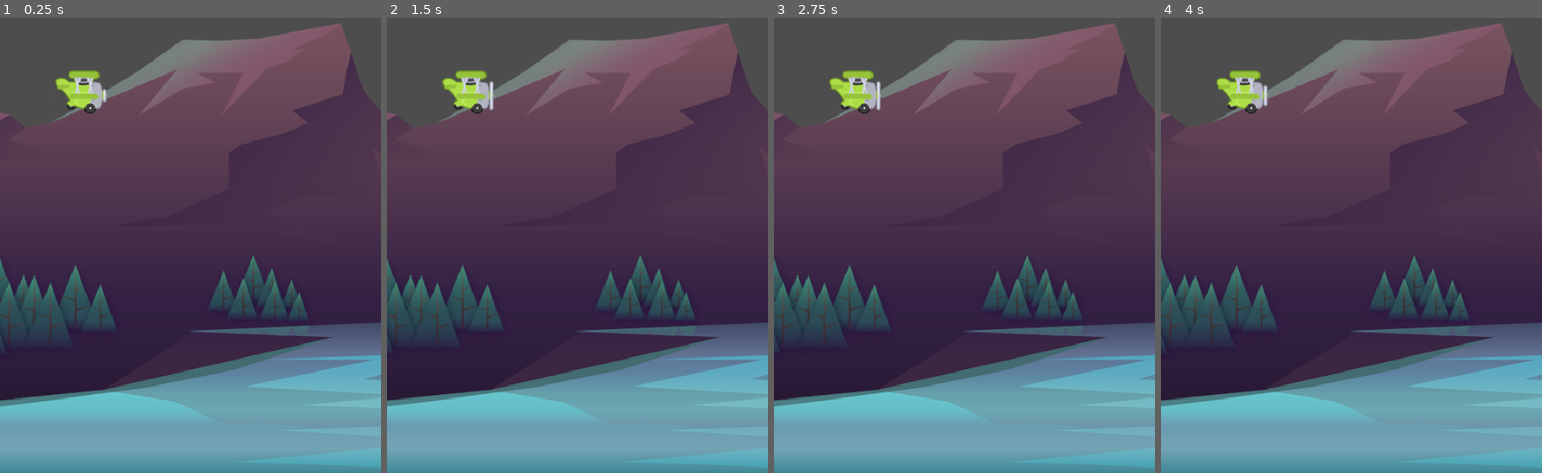
Above: before the commit, frames 1-4 (left to right).
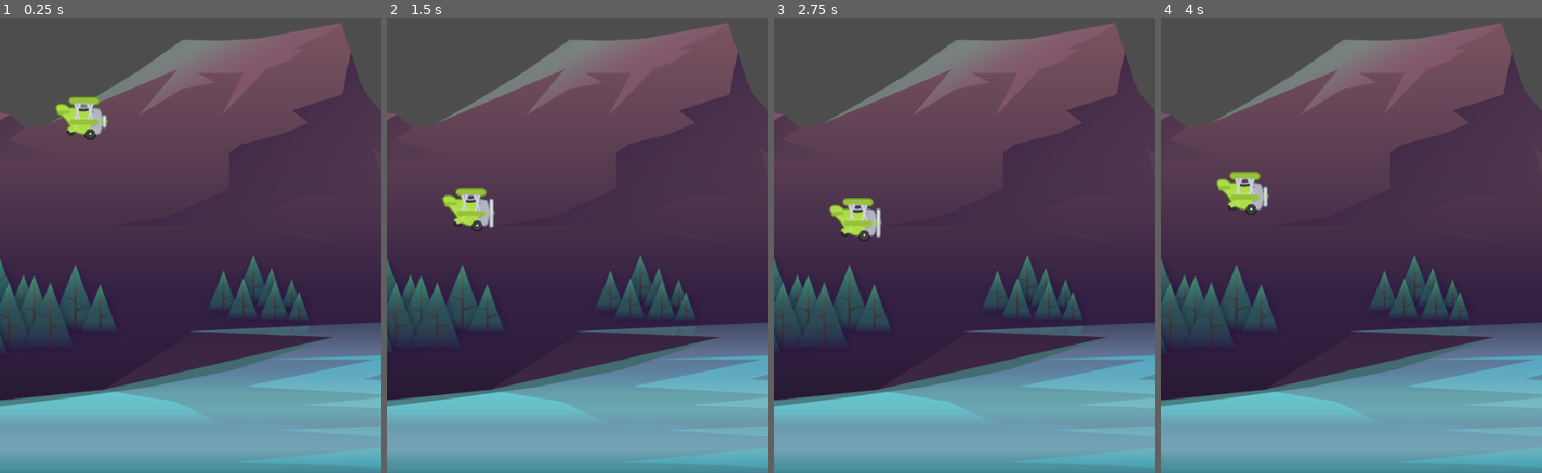
Above: after the commit, the same moments.

Repository: remolalata/tappy
Game: Godot game, scene res://Scenes/Game/Game.tscn
Two runs of this game, one before a commit and one after it. Both use one fixed random seed, a clock stepped at 60 frames per second and the inputs below.
Inputs:
- Up to frame 1 (0.25 s): no input
- Up to frame 2 (1.5 s): hold Space (power, bound only after the commit) 0.53-1.28 s; tap Space (power, bound only after the commit) at 1.35 s
- Up to frame 3 (2.75 s): hold Space (power, bound only after the commit) from 2.03 s (still down)
- Up to frame 4 (4 s): release Space (power, bound only after the commit) at 2.78 s; tap Space (power, bound only after the commit) at 2.85 s; hold Space (power, bound only after the commit) from 3.53 s (still down)

The runs differ from the first frame. In frame 1, 1.5% of the frame differs, in the area x 14-29%, y 11-27%; in frame 2, 1.7%, in the area x 14-29%, y 11-47%; in frame 3, 1.7%; in frame 4, 1.7%.

Commit message:
implement barrier

Diff:
--- /dev/null
+++ b/Scenes/Barrier/Barrier.tscn
@@ -0,0 +1,17 @@
+[gd_scene format=3 uid="uid://bt00aupik7fpe"]
+
+[sub_resource type="WorldBoundaryShape2D" id="WorldBoundaryShape2D_ton1c"]
+normal = Vector2(0, 1)
+
+[sub_resource type="WorldBoundaryShape2D" id="WorldBoundaryShape2D_27f1k"]
+distance = -22.0
+
+[node name="Barrier" type="StaticBody2D" unique_id=433326897]
+
+[node name="Upper" type="CollisionShape2D" parent="." unique_id=920001391]
+position = Vector2(0, -19)
+shape = SubResource("WorldBoundaryShape2D_ton1c")
+
+[node name="Lower" type="CollisionShape2D" parent="." unique_id=2037667823]
+position = Vector2(1, 851)
+shape = SubResource("WorldBoundaryShape2D_27f1k")
--- a/Scenes/Game/Game.tscn
+++ b/Scenes/Game/Game.tscn
@@ -2,6 +2,7 @@
 
 [ext_resource type="Texture2D" uid="uid://cans3ib37iggd" path="res://Assets/background/rocks_2.png" id="1_rdw05"]
 [ext_resource type="PackedScene" uid="uid://bu6g247xbjbdx" path="res://Scenes/Tappy/Tappy.tscn" id="2_gwu2e"]
+[ext_resource type="PackedScene" uid="uid://bt00aupik7fpe" path="res://Scenes/Barrier/Barrier.tscn" id="3_xbxml"]
 
 [node name="Game" type="Node" unique_id=2128879126]
 
@@ -12,3 +13,5 @@
 
 [node name="Tappy" parent="." unique_id=2087059582 instance=ExtResource("2_gwu2e")]
 position = Vector2(103, 374)
+
+[node name="Barrier" parent="." unique_id=433326897 instance=ExtResource("3_xbxml")]
--- /dev/null
+++ b/Scenes/Tappy/Tappy.gd
@@ -0,0 +1,29 @@
+extends CharacterBody2D
+
+@onready var animated_sprite_2d: AnimatedSprite2D = $AnimatedSprite2D
+
+const JUMP_POWER: float = -350.0
+
+var _gravity: float = ProjectSettings.get("physics/2d/default_gravity")
+var _jumped: bool = false
+
+func _unhandled_input(event: InputEvent) -> void:
+	if event.is_action_pressed("power"):
+		_jumped = true
+
+# Called every frame. 'delta' is the elapsed time since the previous frame.
+func _physics_process(delta: float) -> void:
+	velocity.y += _gravity * delta
+
+	if _jumped:
+		velocity.y = JUMP_POWER
+		_jumped = false
+
+	move_and_slide()
+
+	if is_on_floor():
+		die()
+
+func die() -> void:
+	set_physics_process(false)
+	animated_sprite_2d.stop()
--- a/Scenes/Tappy/Tappy.tscn
+++ b/Scenes/Tappy/Tappy.tscn
@@ -1,5 +1,6 @@
 [gd_scene format=3 uid="uid://bu6g247xbjbdx"]
 
+[ext_resource type="Script" uid="uid://dj2iomtf03hn0" path="res://Scenes/Tappy/Tappy.gd" id="1_46n2r"]
 [ext_resource type="Texture2D" uid="uid://bk1weshdrxkh8" path="res://Assets/plane/planes_sheet.png" id="1_e2xxp"]
 
 [sub_resource type="AtlasTexture" id="AtlasTexture_46n2r"]
@@ -35,6 +36,7 @@
 size = Vector2(66, 55)
 
 [node name="Tappy" type="CharacterBody2D" unique_id=2087059582]
+script = ExtResource("1_46n2r")
 
 [node name="AnimatedSprite2D" type="AnimatedSprite2D" parent="." unique_id=1457617925]
 scale = Vector2(0.75, 0.75)
--- a/project.godot
+++ b/project.godot
@@ -27,6 +27,14 @@
 naming/scene_name_casing=1
 naming/script_name_casing=1
 
+[input]
+
+power={
+"deadzone": 0.2,
+"events": [Object(InputEventKey,"resource_local_to_scene":false,"resource_name":"","device":-1,"window_id":0,"alt_pressed":false,"shift_pressed":false,"ctrl_pressed":false,"meta_pressed":false,"pressed":false,"keycode":0,"physical_keycode":32,"key_label":0,"unicode":32,"location":0,"echo":false,"script":null)
+]
+}
+
 [physics]
 
 3d/physics_engine="Jolt Physics"
Not shown, added: Scenes/Tappy/Tappy.gd.uid
